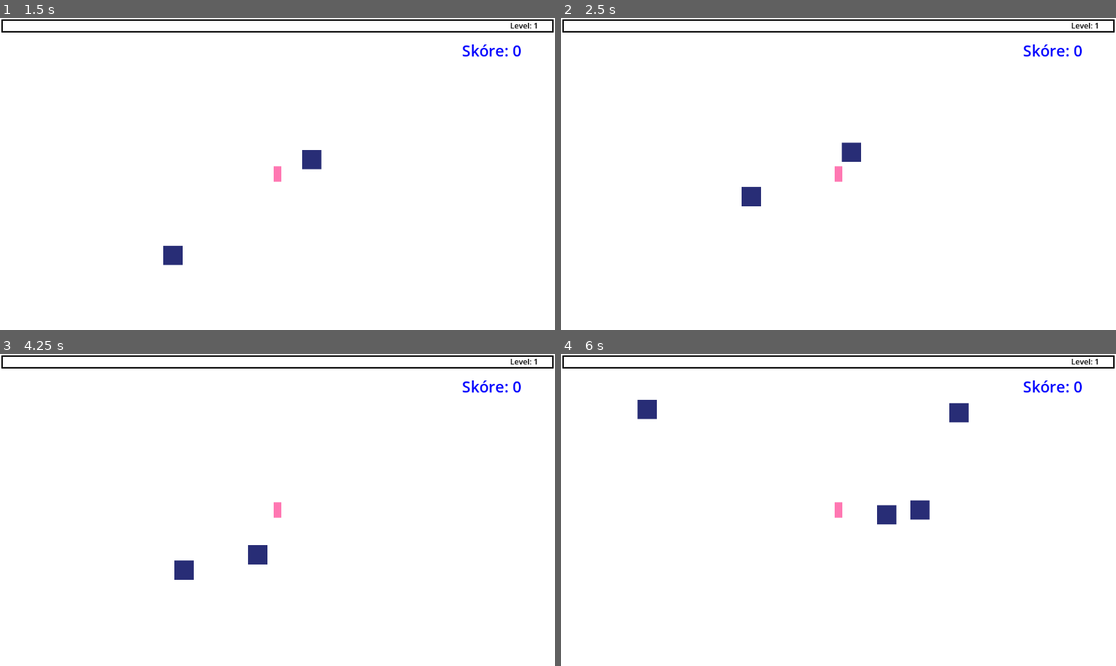
Above: before the commit, frames 1-4 (two rows, left to right).
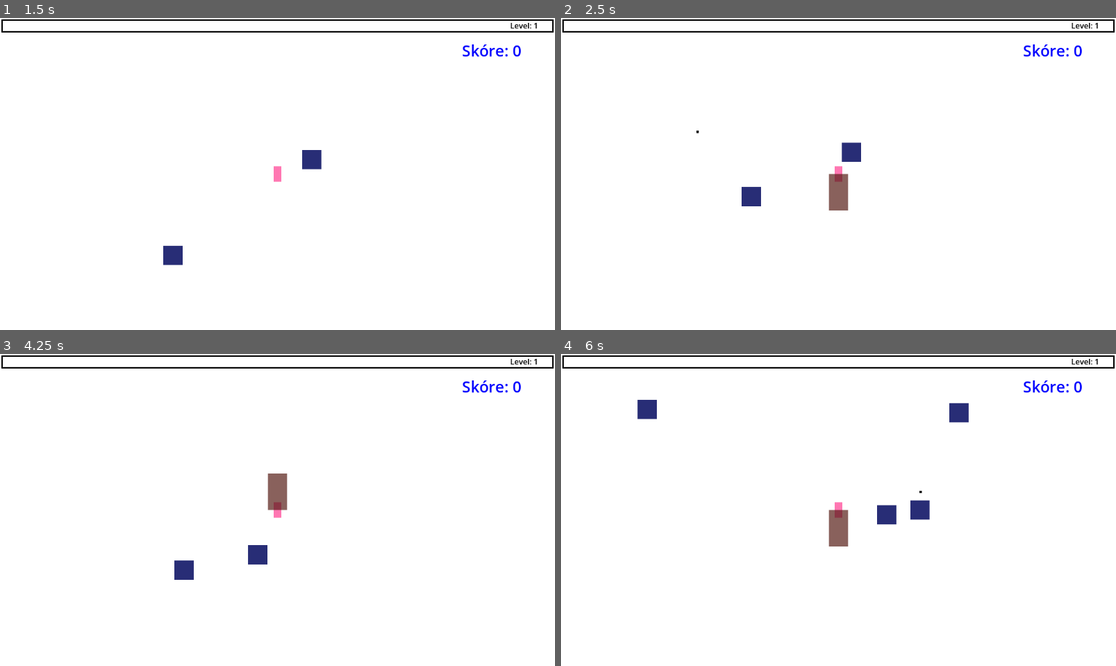
Above: after the commit, the same moments.

Repository: TaroAsukai/Catboy-Survivors
Game: Godot game, scene res://MainScene/MainMenu/menu.tscn
Same seed, same stepped clock (60 frames per second), same inputs: the game is played once before the commit and once after it.
Inputs:
- Up to frame 1 (1.5 s): click "Play" at 0.5 s; hold D (moveRight) from 1.28 s (still down)
- Up to frame 2 (2.5 s): release D (moveRight) at 2.03 s; hold S (moveDown) from 2.03 s (still down)
- Up to frame 3 (4.25 s): release S (moveDown) at 2.78 s; hold D (moveRight) 2.78-3.53 s; hold W (moveUp) from 3.53 s (still down)
- Up to frame 4 (6 s): release W (moveUp) at 4.28 s; hold A (moveLeft) 4.28-5.78 s; hold S (moveDown) from 5.78 s (still down)

Frame 1 is identical in both runs. In frame 2, 0.4% of the frame differs, in the area x 24-52%, y 36-62%; in frame 3, 0.4%; in frame 4, 0.4%.

Commit message:
stuff

Diff:
--- a/Scripts/Player.gd
+++ b/Scripts/Player.gd
@@ -41,8 +41,8 @@
 	timer_melee.one_shot = false
 	timer_melee.connect("timeout", on_Timer_timeout_Melee)
 
-	#add_child(timer)
-	#add_child(timer_melee)
+	add_child(timer)
+	add_child(timer_melee)
 
 	attack()
 
